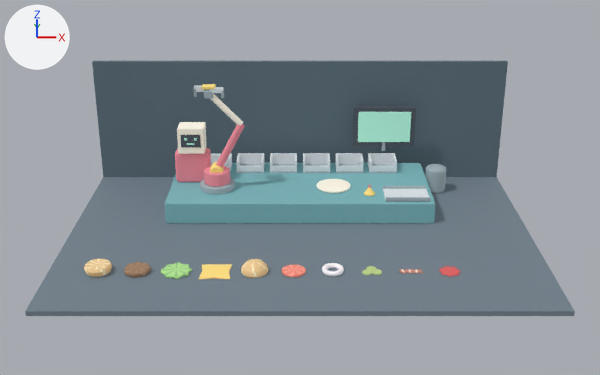
Two versions of the Blender file scenes/burger.blend, one commit apart.
Rendered twice from a 50 mm camera at (0.0, -36.2, 15.8) aimed at (0.0, -0.8, 1.0). The axes (+X, +Y, +Z) are drawn at upper left. The lights are the same throughout. The first picture is the older version.

The first picture shows 'ArmBase', 'BotHead', 'BotTorso', 'BunBottom', 'BunTop', 'CheeseSlice', 'Counter', 'Floor', 'IngredientBin.1', 'IngredientBin.2', 'IngredientBin.3', 'IngredientBin.4', 'IngredientBin.5', 'IngredientBin.6', 'Lettuce', 'OnionRing', 'Patty', 'RecipeBoard', 'TomatoSlice', 'Tray', 'WallBack' and 14 more.
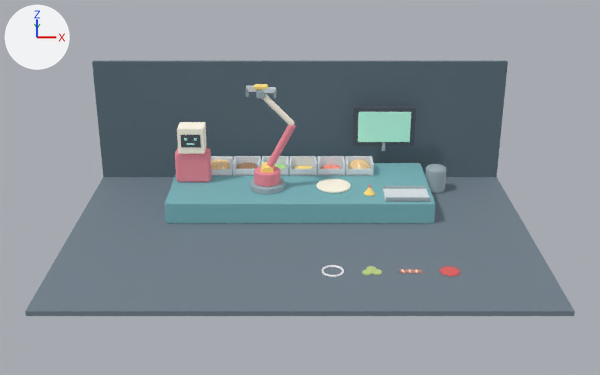
Boxes [x1, y1, x2, y2] around the edits, measured in the pictures (600 x 375 px):
'IngredientBin.5', moved: before [335, 153, 364, 173]; after [317, 156, 345, 176]
'IngredientBin.6', moved: before [368, 153, 397, 173]; after [345, 156, 374, 176]
'IngredientBin.4', moved: before [303, 153, 330, 173]; after [289, 156, 317, 176]
'ArmYaw', moved: before [204, 166, 230, 187]; after [254, 166, 280, 187]
'ArmUpper', moved: before [216, 124, 244, 168]; after [266, 124, 296, 168]
'IngredientBin.2', moved: before [236, 153, 265, 173]; after [233, 156, 261, 176]
'IngredientBin.3', moved: before [270, 153, 297, 173]; after [261, 156, 289, 176]
'ArmBase', moved: before [200, 178, 235, 194]; after [250, 178, 285, 194]
'BunTop', moved: before [241, 259, 268, 278]; after [348, 159, 370, 169]
'BunBottom', moved: before [84, 259, 112, 277]; after [211, 160, 230, 170]
'ArmForearm', moved: before [211, 94, 243, 125]; after [263, 94, 295, 125]
'CheeseSlice', moved, rescaled: before [199, 264, 232, 279]; after [294, 166, 312, 169]
'Patty', moved: before [124, 262, 151, 278]; after [237, 162, 258, 169]
'Lettuce', moved: before [161, 262, 192, 279]; after [274, 164, 286, 169]
'IngredientBin.1', moved: before [211, 154, 232, 173]; after [211, 156, 233, 176]
'TomatoSlice', moved: before [282, 264, 306, 277]; after [321, 165, 341, 169]
'OnionRing', reshaped (7% shorter): before [322, 263, 344, 276]; after [322, 265, 344, 277]
'ArmShoulder', moved: before [210, 162, 224, 173]; after [261, 162, 274, 173]
'GripperFinger.L', moved: before [210, 87, 224, 98]; after [262, 87, 276, 98]
'ArmWrist', moved: before [204, 90, 214, 99]; after [256, 90, 266, 99]
'GripperPalm', moved: before [201, 84, 216, 90]; after [254, 84, 268, 90]
'GripperFinger.R', moved: before [193, 86, 204, 97]; after [246, 86, 256, 97]

What the commit changed:
me_onionring is used by ob_onionring; location (1.3, -7.0, 0.0).
me_onionring had 224 vertices, 224 faces and spanned x -0.445..0.445, y -0.445..0.445, z 0.0..0.21.
me_onionring now has 224 vertices, 224 faces and spans x -0.45..0.45, y -0.45..0.45, z 0.0..0.08.
me_onionring part 1: 224 of 224 vertices moved; they spanned x -0.445..0.445, y -0.445..0.445, z 0.0..0.21 and now span x -0.45..0.45, y -0.45..0.45, z 0.0..0.08; mean shift (0.0, 0.0, -0.065).
Object 'IngredientBin.1' (ob_ingredientbin_1) moves from (-4.0, 1.65, 1.0) to (-3.9, 1.25, 1.0).
Object 'IngredientBin.2' (ob_ingredientbin_2) moves from (-2.4, 1.65, 1.0) to (-2.55, 1.25, 1.0).
Object 'IngredientBin.3' (ob_ingredientbin_3) moves from (-0.8, 1.65, 1.0) to (-1.2, 1.25, 1.0).
Object 'IngredientBin.4' (ob_ingredientbin_4) moves from (0.8, 1.65, 1.0) to (0.15, 1.25, 1.0).
Object 'IngredientBin.5' (ob_ingredientbin_5) moves from (2.4, 1.65, 1.0) to (1.5, 1.25, 1.0).
Object 'IngredientBin.6' (ob_ingredientbin_6) moves from (4.0, 1.65, 1.0) to (2.85, 1.25, 1.0).
Object 'ArmBase' (ob_armbase) moves from (-3.8, -0.75, 1.0) to (-1.5, -0.75, 1.0).
In object 'BunBottom' (ob_bunbottom), parent is now set to ob_ingredientbin_1.
Object 'BunBottom' (ob_bunbottom) moves from (-8.0, -7.0, 0.0) to (0.0, 0.0, 0.12).
In object 'Patty' (ob_patty), parent is now set to ob_ingredientbin_2.
Object 'Patty' (ob_patty) moves from (-6.45, -7.0, 0.0) to (0.0, 0.0, 0.12).
In object 'Lettuce' (ob_lettuce), parent is now set to ob_ingredientbin_3.
Object 'Lettuce' (ob_lettuce) moves from (-4.9, -7.0, 0.0) to (0.0, 0.0, 0.12).
In object 'CheeseSlice' (ob_cheeseslice), parent is now set to ob_ingredientbin_4.
Object 'CheeseSlice' (ob_cheeseslice) moves from (-3.35, -7.0, 0.0) to (0.0, 0.0, 0.12).
Object 'CheeseSlice' (ob_cheeseslice) is rescaled from (1.0, 1.0, 1.0) to (0.72, 0.72, 1.0).
In object 'BunTop' (ob_buntop), parent is now set to ob_ingredientbin_6.
Object 'BunTop' (ob_buntop) moves from (-1.8, -7.0, 0.0) to (0.0, 0.0, 0.12).
In object 'TomatoSlice' (ob_tomatoslice), parent is now set to ob_ingredientbin_5.
Object 'TomatoSlice' (ob_tomatoslice) moves from (-0.25, -7.0, 0.0) to (0.0, 0.0, 0.12).
